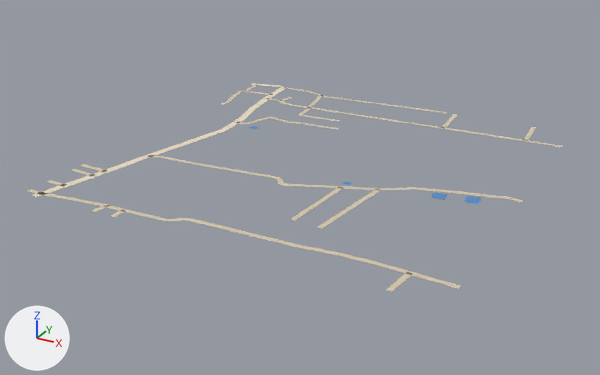
A saved change to the glTF model public/assets/bengaluru-region-v1/tiles/t39_13-l1.glb.
The view is the same before and after, from a 50 mm camera at (20188.0, 5897.0, 384.0) aimed at (19732.0, 6726.0, -30.0). The axes (+X, +Y, +Z) are drawn at lower left. The lights are the same throughout. The first picture is the older version.

Objects in the first picture: 'ground' and 1 more.
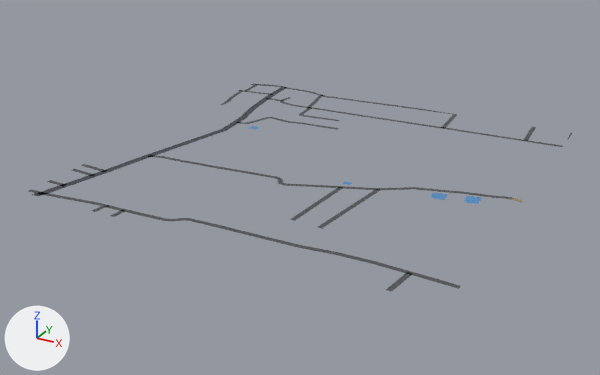
What differs and where, as boxes (x1, y1, x2, y2) in the pictures (600 x 375 px; the box of a moved part takes in the faces that stretch with it):
part 1 of me_ground, moved or reshaped: (28, 164, 125, 217) in both
part 2 of me_ground, moved or reshaped: before (386, 272, 461, 292); after (386, 272, 460, 292)
part 3 of me_ground, reshaped: before (524, 127, 536, 141); after (524, 127, 572, 140)
part 4 of me_ground, moved or reshaped: before (251, 83, 457, 116); after (251, 84, 457, 116)
part 5 of me_ground, recoloured: (33, 84, 563, 285) in both

The change in detail:
me_ground is used by ob_ground; location (19500.0, 6500.0, 0.0).
me_ground had 384 vertices, 332 faces and spanned x -1.0..501.0, y -2.0..504.0, z 1.0.
me_ground now has 396 vertices, 344 faces and spans x 0.0..500.0, y 0.0..500.0, z 1.0.
Part 1, on me_ground:
11 faces are deleted.
4 vertices move from x 11.0..108.0, y -2.0..22.0, z 1.0 to x 11.0..109.0, y 0.0..20.0, z 1.0.
2 vertices are added at (14.0, 81.0, 1.0), (14.0, 75.0, 1.0).
13 new faces join them.
Part 2, on me_ground:
4 faces are deleted.
2 vertices are added at (444.0, 4.0, 1.0), (450.0, 3.0, 1.0).
6 new faces join them.
Part 3, on me_ground:
2 vertices are removed from x 447.0..453.0, y 470.0, z 1.0.
4 faces are deleted.
7 vertices are added at x 447.0..500.0, y 465.0..500.0, z 1.0.
7 new faces join them.
Part 4, on me_ground:
14 vertices are removed from x 27.0..333.0, y 392.0..504.0, z 1.0.
19 faces are deleted.
10 vertices move from x -1.0..336.0, y 483.0..501.0, z 1.0 to x 0.0..337.0, y 482.0..500.0, z 1.0.
17 vertices are added at x 30.0..335.0, y 391.0..500.0, z 1.0.
24 new faces join them.
me_ground part 5: 291 kept faces spanning x 0.0..500.0, y 0.0..500.0, z 1.0 get new vertex colours; the middle colour goes from beige #d7c9ae to dark grey #535556.
Other edits to the shape of me_ground do not show in these pictures.
